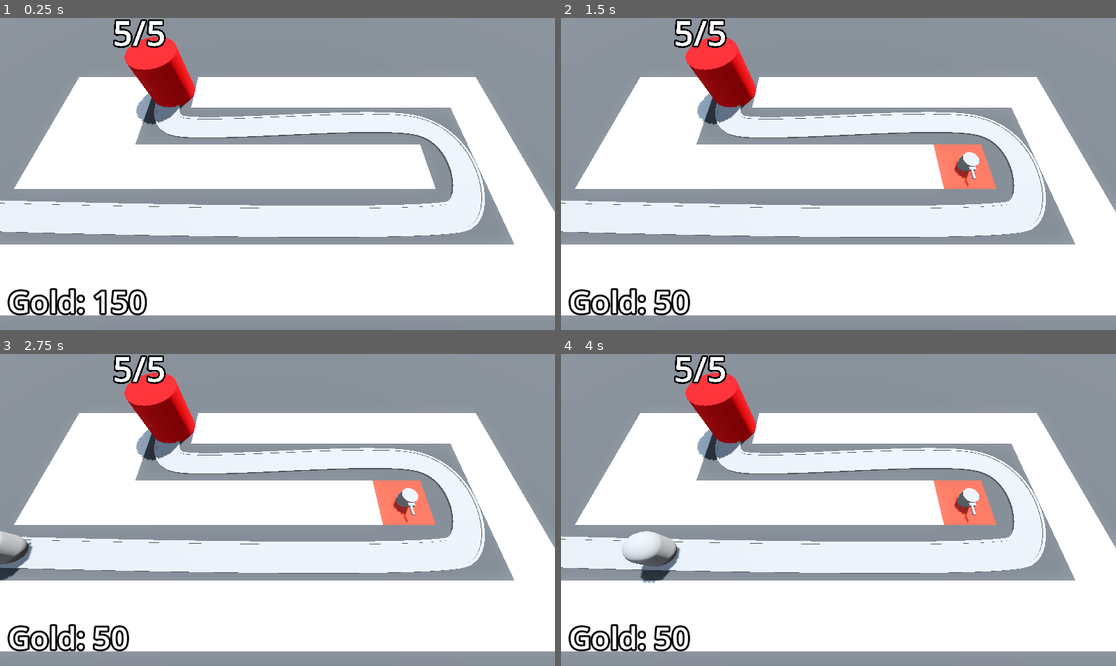
Above: before the commit, frames 1-4 (two rows, left to right).
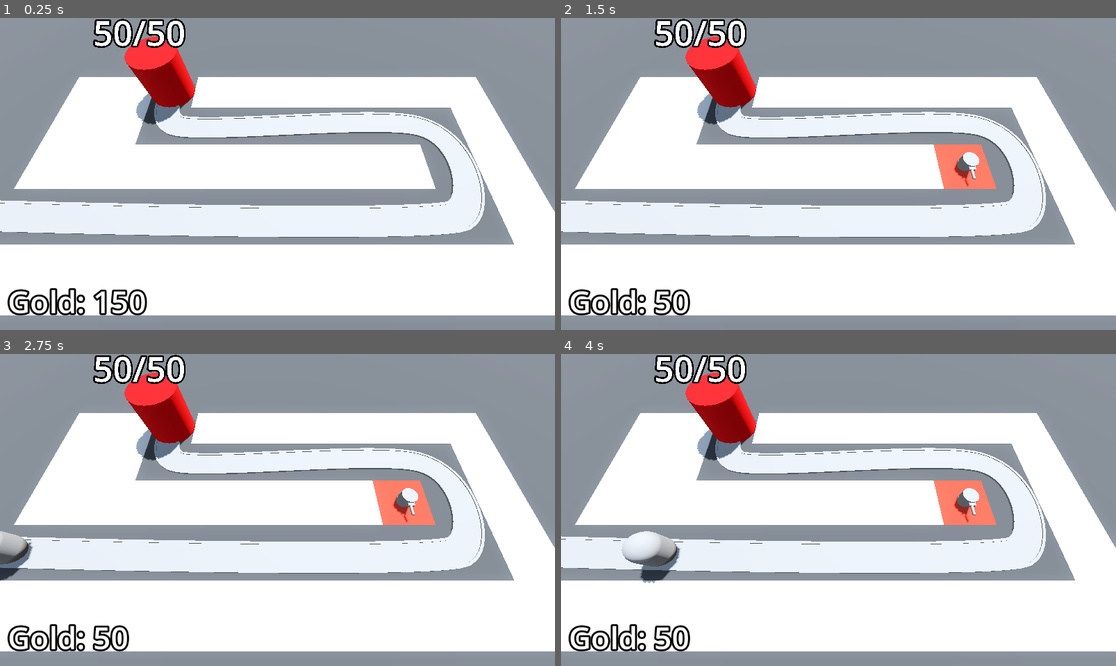
Above: after the commit, the same moments.

Repository: DapperMongoose/BarbarianBlaster
Game: Godot game, scene res://BaseLevel.tscn
The game is run twice, just before and just after one commit, with the same random seed, the same clock (stepped at 60 frames per second) and the same inputs.
Inputs (mouse positions are in pixels of both pictures, inside the frame that each line leads up to):
- Up to frame 1 (0.25 s): no input
- Up to frame 2 (1.5 s): tap Enter at 0.5 s; move the mouse to (960, 158) at 0.52 s; press the mouse at (960, 158) at 0.53 s; tap Space at 1.25 s; move the mouse to (727, 189) at 1.27 s; release the mouse at (727, 189) at 1.28 s; click (727, 189) at 1.35 s
- Up to frame 3 (2.75 s): tap Enter at 2 s; move the mouse to (333, 441) at 2.02 s; press the mouse at (333, 441) at 2.03 s
- Up to frame 4 (4 s): move the mouse to (810, 572) at 2.77 s; release the mouse at (810, 572) at 2.78 s; click (810, 572) at 2.85 s; move the mouse to (1005, 556) at 3.52 s; press the mouse at (1005, 556) at 3.53 s

The runs differ from the first frame. In frame 1, 0.6% of the frame differs, in the area x 16-34%, y 0-10%; in frame 2, 0.6%; in frame 3, 0.6%; in frame 4, 0.6%.

Commit message:
completed scaling enemy health lesson

Diff:
--- a/Base/base.gd
+++ b/Base/base.gd
@@ -6,7 +6,6 @@
 var current_health: int:
 	set(health_in):
 		current_health = health_in
-		print("health was changed")
 		label_3d.text = str(current_health) + "/" + str(max_health)
 		label_3d.modulate = red.lerp(white, float(current_health)/float(max_health))
 		if current_health < 1:
@@ -21,5 +20,4 @@
 	current_health = max_health
 
 func take_damage() -> void:
-	print("damage dealt to base")
 	current_health -= 1
--- a/BaseLevel.tscn
+++ b/BaseLevel.tscn
@@ -115,6 +115,7 @@
 
 [node name="Base" parent="." instance=ExtResource("3_1v73c")]
 transform = Transform3D(1, 0, 0, 0, 1, 0, 0, 0, 1, -10, 0, -6)
+max_health = 50
 
 [node name="TurretManager" type="Node3D" parent="." node_paths=PackedStringArray("enemy_path")]
 script = ExtResource("5_7wwqd")
@@ -144,3 +145,4 @@
 [node name="DifficultyManager" parent="." instance=ExtResource("9_2pgrx")]
 
 [connection signal="timeout" from="EnemyPath/Timer" to="EnemyPath" method="spawn_enemy"]
+[connection signal="stop_spawning_enemies" from="DifficultyManager" to="EnemyPath" method="_on_difficulty_manager_stop_spawning_enemies"]
--- a/DifficultyManager/difficulty_manager.gd
+++ b/DifficultyManager/difficulty_manager.gd
@@ -1,7 +1,10 @@
 extends Node
+
+signal stop_spawning_enemies
 
 @export var game_length := 30.0
 @export var spawn_time_curve: Curve
+@export var enemy_health_curve: Curve
 
 @onready var timer: Timer = $Timer
 
@@ -10,13 +13,15 @@
 func _ready() -> void:
 	timer.start(game_length)
 
-
-# Called every frame. 'delta' is the elapsed time since the previous frame.
-func _process(delta: float) -> void:
-	print(get_spawn_time())
-
 func game_progress_ratio() -> float:
 	return 1.0 - (timer.time_left/game_length)
 
 func get_spawn_time() -> float:
 	return spawn_time_curve.sample(game_progress_ratio())
+
+func get_enemy_health() -> float:
+	return enemy_health_curve.sample(game_progress_ratio())
+
+
+func _on_timer_timeout() -> void:
+	stop_spawning_enemies.emit()
--- a/DifficultyManager/difficulty_manager.tscn
+++ b/DifficultyManager/difficulty_manager.tscn
@@ -8,9 +8,18 @@
 _data = [Vector2(0, 2), 0.0, -1.75, 0, 1, Vector2(1, 0.25), -1.75, 0.0, 1, 0]
 point_count = 2
 
+[sub_resource type="Curve" id="Curve_f1vag"]
+min_value = 10.0
+max_value = 150.0
+_data = [Vector2(0, 10), 0.0, 140.0, 0, 1, Vector2(1, 150), 140.0, 0.0, 1, 0]
+point_count = 2
+
 [node name="DifficultyManager" type="Node"]
 script = ExtResource("1_pi7fj")
 spawn_time_curve = SubResource("Curve_ef4vb")
+enemy_health_curve = SubResource("Curve_f1vag")
 
 [node name="Timer" type="Timer" parent="."]
 one_shot = true
+
+[connection signal="timeout" from="Timer" to="." method="_on_timer_timeout"]
--- a/Enemy/enemy.gd
+++ b/Enemy/enemy.gd
@@ -27,3 +27,4 @@
 	if progress_ratio == 1.0:
 		base.take_damage()
 		set_process(false)
+		queue_free()
--- a/Enemy/enemy.tscn
+++ b/Enemy/enemy.tscn
@@ -14,6 +14,21 @@
 radius = 1.0
 height = 3.0
 
+[sub_resource type="Animation" id="Animation_bvvqu"]
+length = 0.001
+tracks/0/type = "value"
+tracks/0/imported = false
+tracks/0/enabled = true
+tracks/0/path = NodePath("DamageHighlight:visible")
+tracks/0/interp = 1
+tracks/0/loop_wrap = true
+tracks/0/keys = {
+"times": PackedFloat32Array(0),
+"transitions": PackedFloat32Array(1),
+"update": 1,
+"values": [false]
+}
+
 [sub_resource type="Animation" id="Animation_rg28r"]
 resource_name = "TakeDamage"
 length = 0.1
@@ -28,21 +43,6 @@
 "transitions": PackedFloat32Array(1, 1),
 "update": 1,
 "values": [true, false]
-}
-
-[sub_resource type="Animation" id="Animation_bvvqu"]
-length = 0.001
-tracks/0/type = "value"
-tracks/0/imported = false
-tracks/0/enabled = true
-tracks/0/path = NodePath("DamageHighlight:visible")
-tracks/0/interp = 1
-tracks/0/loop_wrap = true
-tracks/0/keys = {
-"times": PackedFloat32Array(0),
-"transitions": PackedFloat32Array(1),
-"update": 1,
-"values": [false]
 }
 
 [sub_resource type="AnimationLibrary" id="AnimationLibrary_cphgw"]
--- a/EnemyPath.gd
+++ b/EnemyPath.gd
@@ -7,5 +7,9 @@
 
 func spawn_enemy() -> void:
 	var new_enemy = enemy_scene.instantiate()
+	new_enemy.max_health = difficulty_manager.get_enemy_health()
 	add_child(new_enemy)
 	timer.wait_time = difficulty_manager.get_spawn_time()
+
+func _on_difficulty_manager_stop_spawning_enemies() -> void:
+	timer.stop()
Not shown: 1 places in DifficultyManager/difficulty_manager.tscn that only renumber resources
Not shown: 4 places in MeshLibraries/SpaceLibrary.tres that only renumber resources
